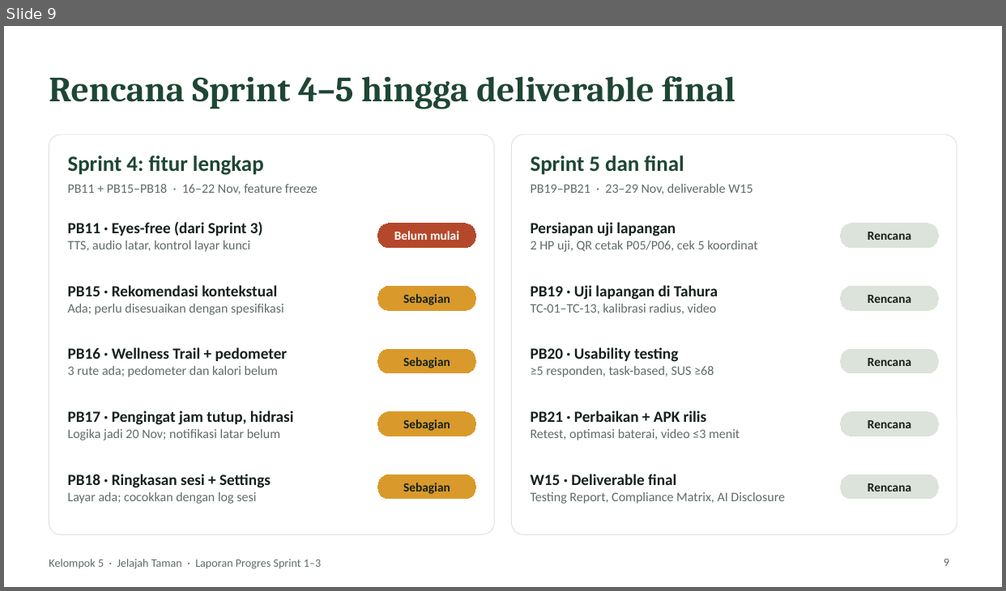
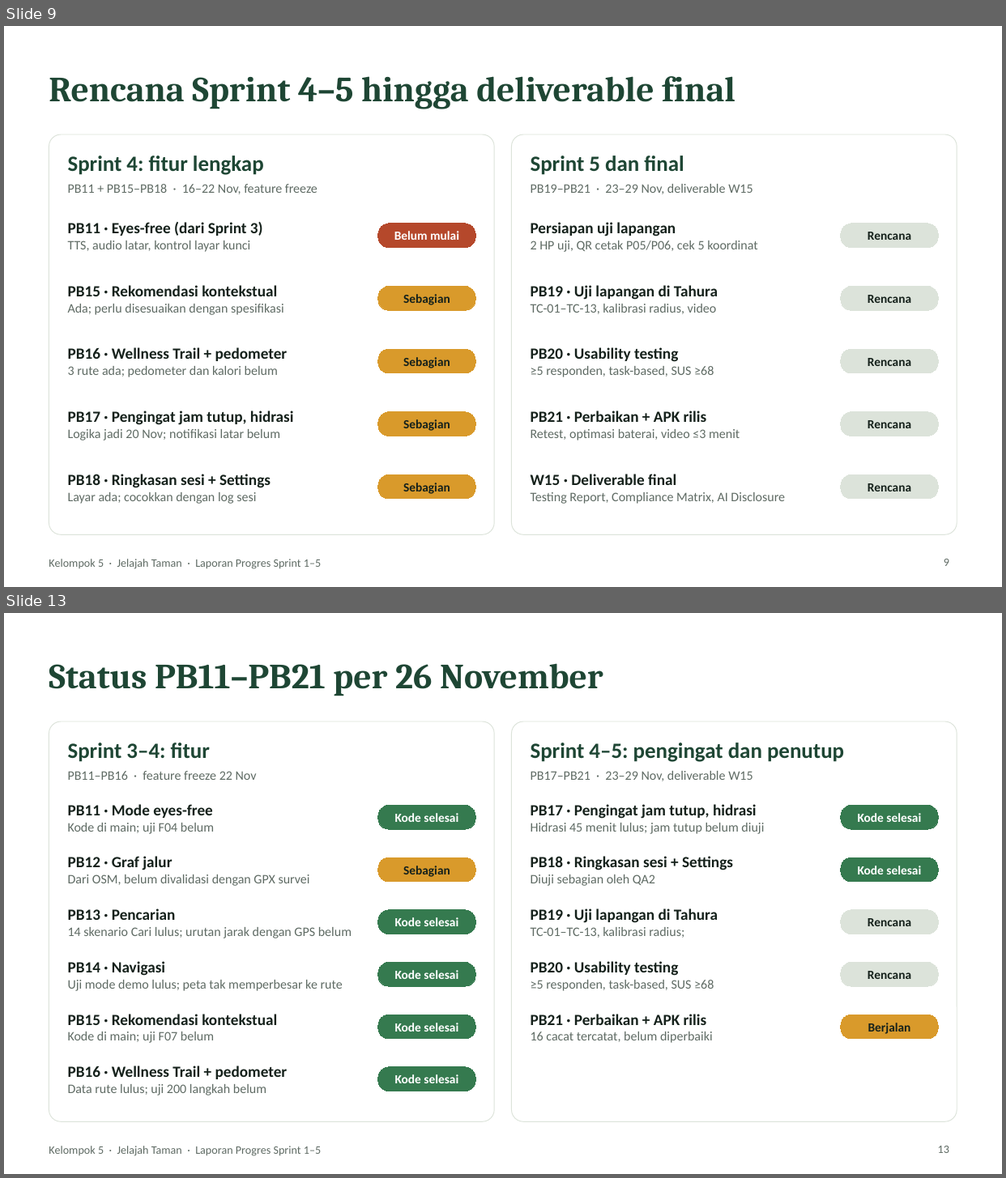
Before and after one commit to keaneplim/Transformasi-Digital-UAS, a slide deck: docs/presentation/Progres_Sprint1-2_Kel5_Jelajah_Taman.pptx. Shown one above the other, each under a label of ours: slide 9 before the commit, slides 9 and 13 after it; the slides between them are not shown. The pictures are 1006x591 and 1006x1178 pixels, drawn with LibreOffice and Linux fonts; fonts in the diff are those of the drawing; background and template pictures are left out. Boxes give left, top, right and bottom in pixels: in the first picture for what was removed or moved away, otherwise in the second. Text is boxed around its words. In the diff, an @@ line names an element or a change of style, - is before the commit and + after.

Commit message:
ocs: progress deck update to 26 Nov (Sprint 4, QA Fase 1, status PB01–PB21)

```diff
--- a/docs/presentation/Progres_Sprint1-2_Kel5_Jelajah_Taman.pptx
+++ b/docs/presentation/Progres_Sprint1-2_Kel5_Jelajah_Taman.pptx
@@ slide 13 added at box(4, 613, 1002, 1174), background picture (left out); not listed: 1 template element that a slide beside it also shows @@
@@ title added at box(49, 663, 603, 696), 34 pt, text #1E4634, bold @@
+Status PB11–PB21 per 26 November
@@ rounded rectangle added at box(49, 722, 494, 1122), fill #FFFFFF, outline #DCE3DA 0.75 pt @@
@@ rounded rectangle added at box(512, 722, 957, 1122), fill #FFFFFF, outline #DCE3DA 0.75 pt @@
@@ text added at box(68, 743, 210, 762), 21 pt, text #1E4634, bold @@
+Sprint 3–4: fitur
@@ text added at box(530, 743, 844, 762), 21 pt, text #1E4634, bold @@
+Sprint 4–5: pengingat dan penutup
@@ text added at box(68, 771, 257, 780), 12.5 pt, text #5F6B64 @@
+PB11–PB16 · feature freeze 22 Nov
@@ text added at box(530, 771, 752, 781), 12.5 pt, text #5F6B64 @@
+PB17–PB21 · 23–29 Nov, deliverable W15
@@ text added at box(68, 804, 214, 834), 12.5 pt, text #5F6B64 @@
+PB11 · Mode eyes-free
+Kode di main; uji F04 belum
@@ rounded rectangle added at box(378, 806, 475, 829), fill #357A4F, outline #357A4F 0.75 pt, 12 pt, text #FFFFFF, bold @@
+Kode selesai
@@ text added at box(530, 804, 764, 834), 12.5 pt, text #5F6B64 @@
+PB17 · Pengingat jam tutup, hidrasi
+Hidrasi 45 menit lulus; jam tutup belum diuji
@@ rounded rectangle added at box(841, 806, 938, 829), fill #357A4F, outline #357A4F 0.75 pt, 12 pt, text #FFFFFF, bold @@
+Kode selesai
@@ text added at box(68, 856, 310, 886), 12.5 pt, text #5F6B64 @@
+PB12 · Graf jalur
+Dari OSM, belum divalidasi dengan GPX survei
@@ rounded rectangle added at box(378, 858, 475, 882), fill #D99A2B, outline #D99A2B 0.75 pt, 12 pt, text #15211B, bold @@
+Sebagian
@@ text added at box(530, 856, 733, 886), 15 pt, text #15211B, bold @@
+PB18 · Ringkasan sesi + Settings
+Diuji sebagian oleh QA2
@@ rounded rectangle added at box(841, 858, 938, 882), fill #357A4F, outline #357A4F 0.75 pt, 12 pt, text #FFFFFF, bold @@
+Kode selesai
@@ text added at box(68, 909, 351, 939), 12.5 pt, text #5F6B64 @@
+PB13 · Pencarian
+14 skenario Cari lulus; urutan jarak dengan GPS belum
@@ rounded rectangle added at box(378, 910, 475, 934), fill #357A4F, outline #357A4F 0.75 pt, 12 pt, text #FFFFFF, bold @@
+Kode selesai
@@ text added at box(530, 909, 718, 938), 12.5 pt, text #5F6B64 @@
+PB19 · Uji lapangan di Tahura
+TC-01–TC-13, kalibrasi radius;
@@ rounded rectangle added at box(841, 910, 938, 934), fill #DCE3DA, outline #DCE3DA 0.75 pt, 12 pt, text #15211B, bold @@
+Rencana
@@ text added at box(68, 961, 343, 991), 12.5 pt, text #5F6B64 @@
+PB14 · Navigasi
+Uji mode demo lulus; peta tak memperbesar ke rute
@@ rounded rectangle added at box(378, 963, 475, 986), fill #357A4F, outline #357A4F 0.75 pt, 12 pt, text #FFFFFF, bold @@
+Kode selesai
@@ text added at box(530, 961, 714, 991), 12.5 pt, text #5F6B64 @@
+PB20 · Usability testing
+≥5 responden, task-based, SUS ≥68
@@ rounded rectangle added at box(841, 963, 938, 986), fill #DCE3DA, outline #DCE3DA 0.75 pt, 12 pt, text #15211B, bold @@
+Rencana
@@ text added at box(68, 1014, 277, 1043), 15 pt, text #15211B, bold @@
+PB15 · Rekomendasi kontekstual
+Kode di main; uji F07 belum
@@ rounded rectangle added at box(378, 1015, 475, 1039), fill #357A4F, outline #357A4F 0.75 pt, 12 pt, text #FFFFFF, bold @@
+Kode selesai
@@ text added at box(530, 1014, 713, 1043), 12.5 pt, text #5F6B64 @@
+PB21 · Perbaikan + APK rilis
+16 cacat tercatat, belum diperbaiki
@@ rounded rectangle added at box(841, 1015, 938, 1039), fill #D99A2B, outline #D99A2B 0.75 pt, 12 pt, text #15211B, bold @@
+Berjalan
@@ text added at box(68, 1066, 288, 1096), 12.5 pt, text #5F6B64 @@
+PB16 · Wellness Trail + pedometer
+Data rute lulus; uji 200 langkah belum
@@ rounded rectangle added at box(378, 1067, 475, 1092), fill #357A4F, outline #357A4F 0.75 pt, 12 pt, text #FFFFFF, bold @@
+Kode selesai
@@ page number added at box(938, 1146, 949, 1153), 11 pt, text #5F6B64 @@
+13
@@ slide 9 changed as well @@
@@ text at box(49, 559, 321, 570): text changed @@
-Kelompok 5 · Jelajah Taman · Laporan Progres Sprint 1–3
+Kelompok 5 · Jelajah Taman · Laporan Progres Sprint 1–5
```
Also in this commit, not shown: 8 other slides changed, 4 other slides added, 1 slide removed.
